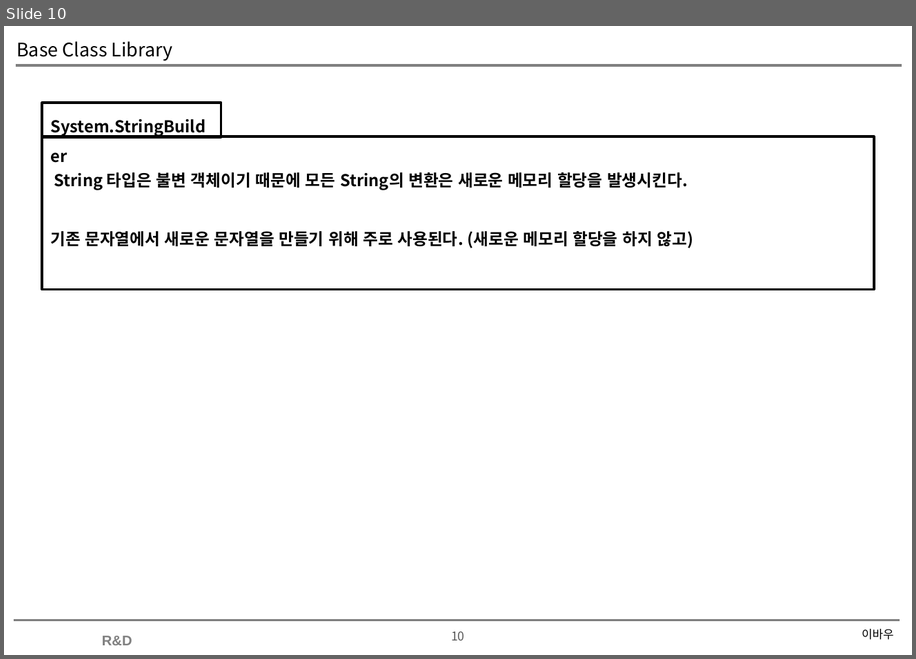
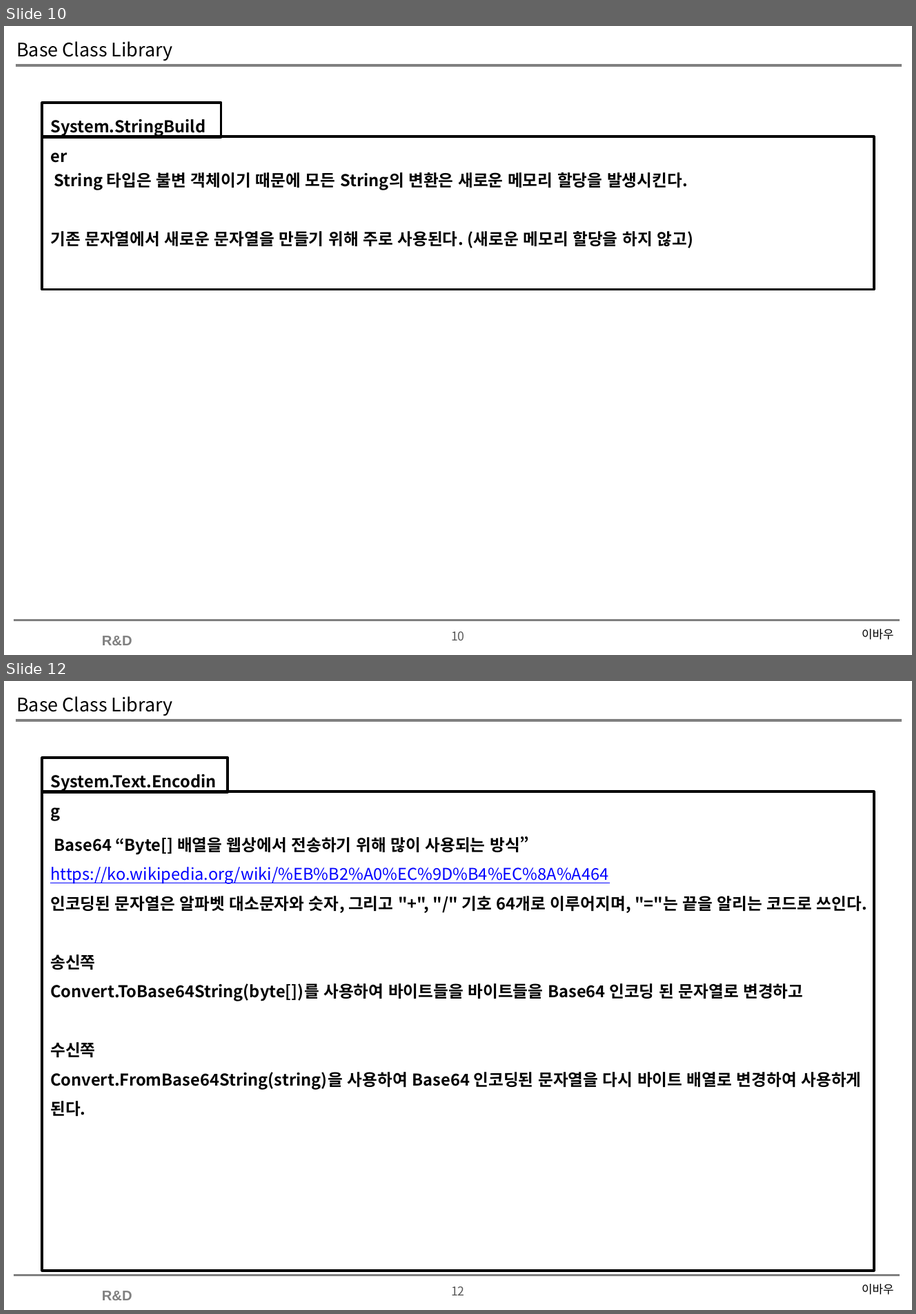
Before and after one commit to soultomind/CSharpStudy, a slide deck: CSharpStudy.Day20200627/Base Class Library.pptx. Shown one above the other, each under a label of ours: slide 10 before the commit, slides 10 and 12 after it; the slides between them are not shown. The pictures are 916x659 and 916x1314 pixels, drawn with LibreOffice and Linux fonts; fonts in the diff are those of the drawing; background and template pictures are left out. Boxes give left, top, right and bottom in pixels: in the first picture for what was removed or moved away, otherwise in the second. Text is boxed around its words. In the diff, an @@ line names an element or a change of style, - is before the commit and + after.

```diff
--- a/CSharpStudy.Day20200627/Base Class Library.pptx
+++ b/CSharpStudy.Day20200627/Base Class Library.pptx
@@ slide 12 added at [4,681,912,1310], background #FFFFFF; not listed: 4 template elements that a slide beside it also shows @@
@@ title added at [16,696,173,716], 16 pt, text #000000 @@
+Base Class Library
@@ rectangle added at [43,758,228,793], outline #000000 2.25 pt, 14 pt, text #000000, bold @@
+System.Text.Encoding
@@ rectangle added at [43,791,874,1270], outline #000000 2.25 pt, 14 pt, text #000000, bold @@
+Base64 “Byte[] 배열을 웹상에서 전송하기 위해 많이 사용되는 방식”
+https://ko.wikipedia.org/wiki/%EB%B2%A0%EC%9D%B4%EC%8A%A464
+인코딩된 문자열은 알파벳 대소문자와 숫자, 그리고 "+", "/" 기호 64개로 이루어지며, "="는 끝을 알리는 코드로 쓰인다.
+송신쪽
+Convert.ToBase64String(byte[])를 사용하여 바이트들을 바이트들을 Base64 인코딩 된 문자열로 변경하고
+수신쪽
+Convert.FromBase64String(string)을 사용하여 Base64 인코딩된 문자열을 다시 바이트 배열로 변경하여 사용하게 된다.
@@ text added at [862,1283,893,1294], 10 pt, text #000000 @@
+이바우
```
Also in this commit, not shown: 4 slides changed, 3 other slides added, 2 other files.
